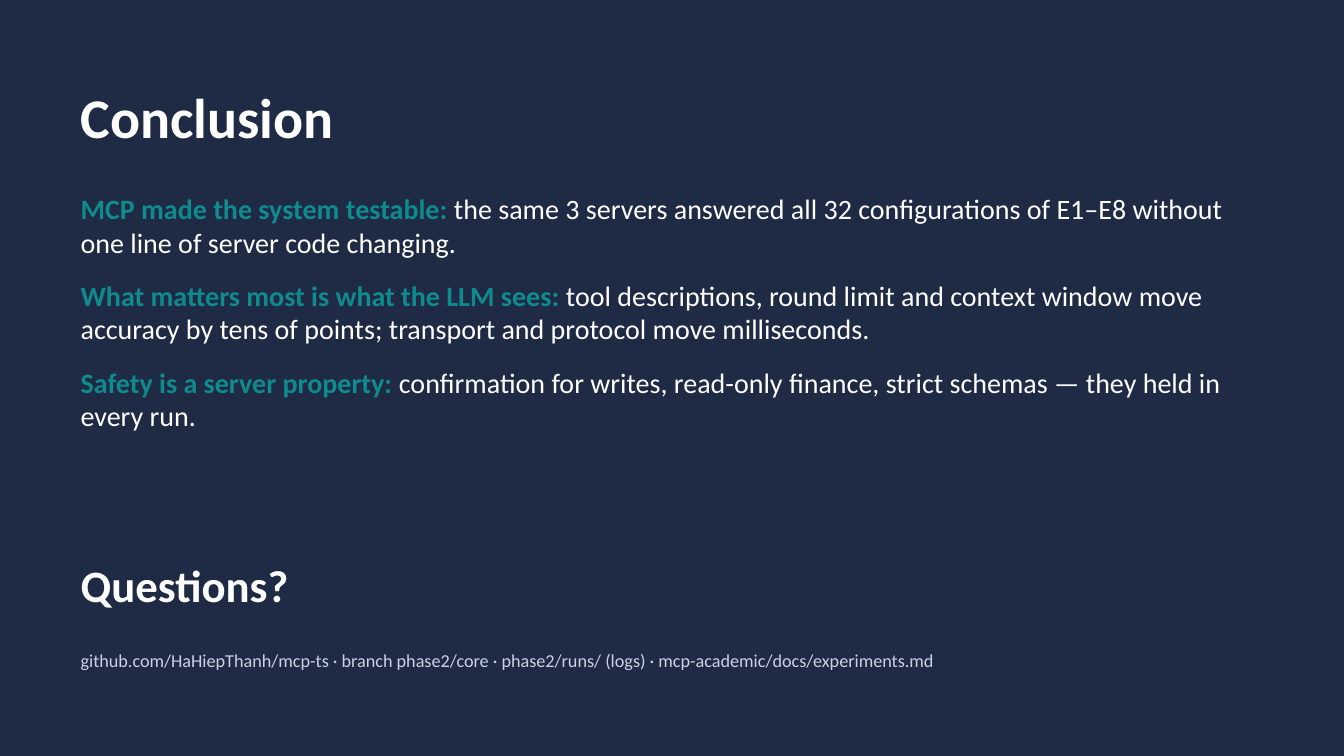
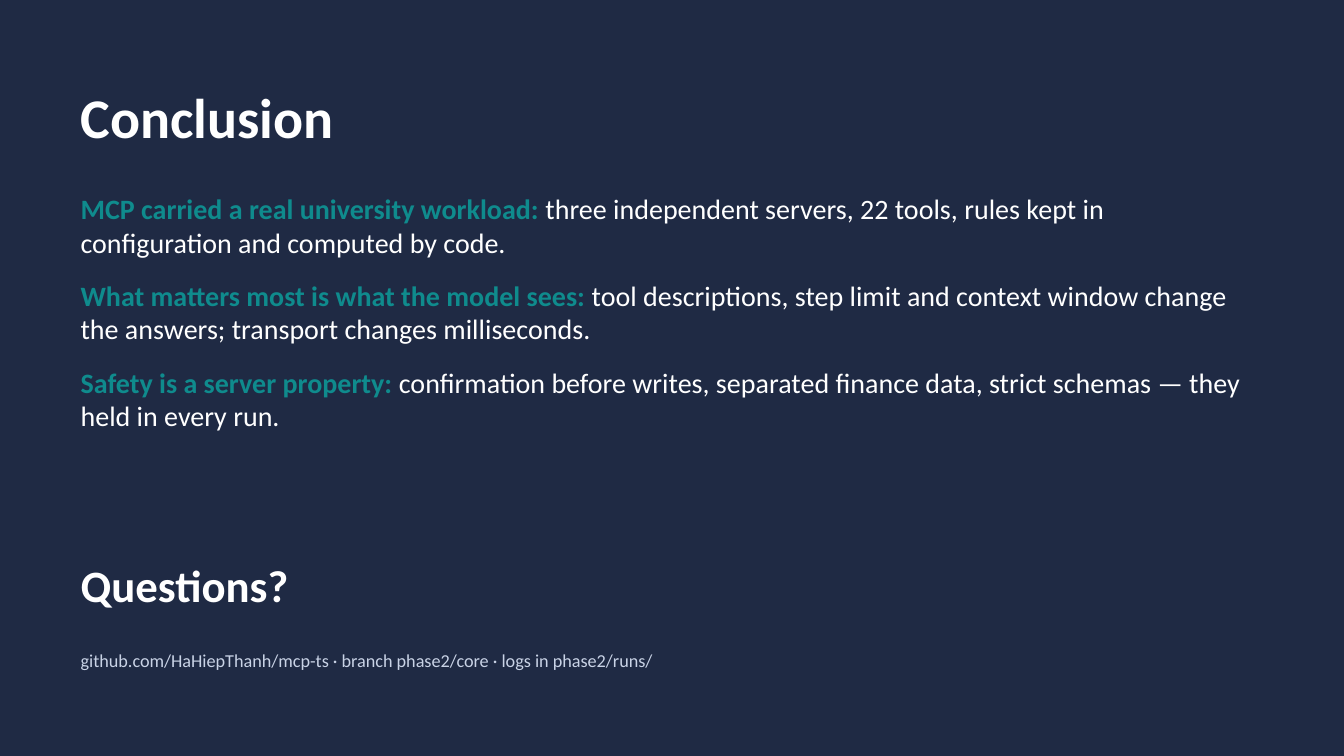
Before and after one commit to HaHiepThanh/mcp-ts, a slide deck: slide 24 of phase2/MCP-TS-SDK-phase2.pptx (slide 28 before the commit). Drawn at 1344x756 pixels with LibreOffice and Linux fonts; fonts in the diff are those of the drawing. Boxes give left, top, right and bottom in pixels: in the first picture for what was removed or moved away, otherwise in the second. Text is boxed around its words. In the diff, an @@ line names an element or a change of style, - is before the commit and + after.

```diff
--- a/phase2/MCP-TS-SDK-phase2.pptx
+++ b/phase2/MCP-TS-SDK-phase2.pptx
@@ text at [81,199,1240,431]: text changed @@
-MCP made the system testable: the same 3 servers answered all 32 configurations of E1–E8 without one line of server code changing.
-What matters most is what the LLM sees: tool descriptions, round limit and context window move accuracy by tens of points; transport and protocol move milliseconds.
-Safety is a server property: confirmation for writes, read-only finance, strict schemas — they held in every run.
+MCP carried a real university workload: three independent servers, 22 tools, rules kept in configuration and computed by code.
+What matters most is what the model sees: tool descriptions, step limit and context window change the answers; transport changes milliseconds.
+Safety is a server property: confirmation before writes, separated finance data, strict schemas — they held in every run.
@@ text at [81,654,653,670]: text changed @@
-github.com/HaHiepThanh/mcp-ts · branch phase2/core · phase2/runs/ (logs) · mcp-academic/docs/experiments.md
+github.com/HaHiepThanh/mcp-ts · branch phase2/core · logs in phase2/runs/
```
Also in this commit, not shown: 17 other slides changed, 15 slides added, 10 slides removed, 5 other files.
